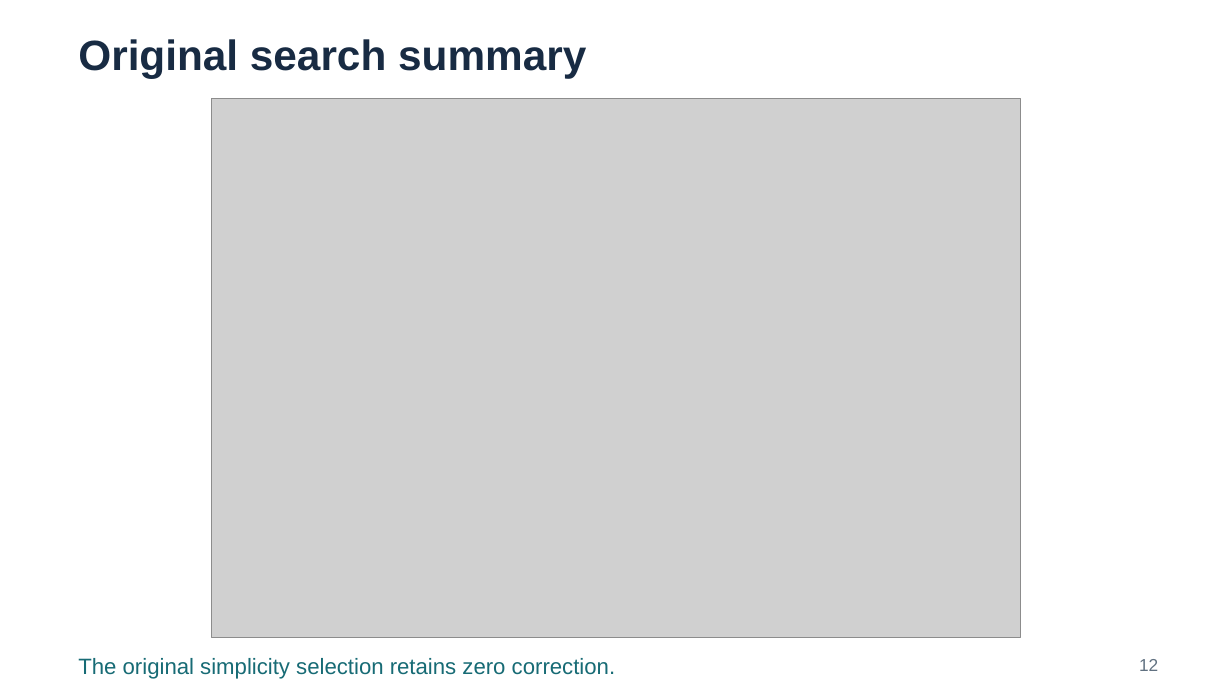
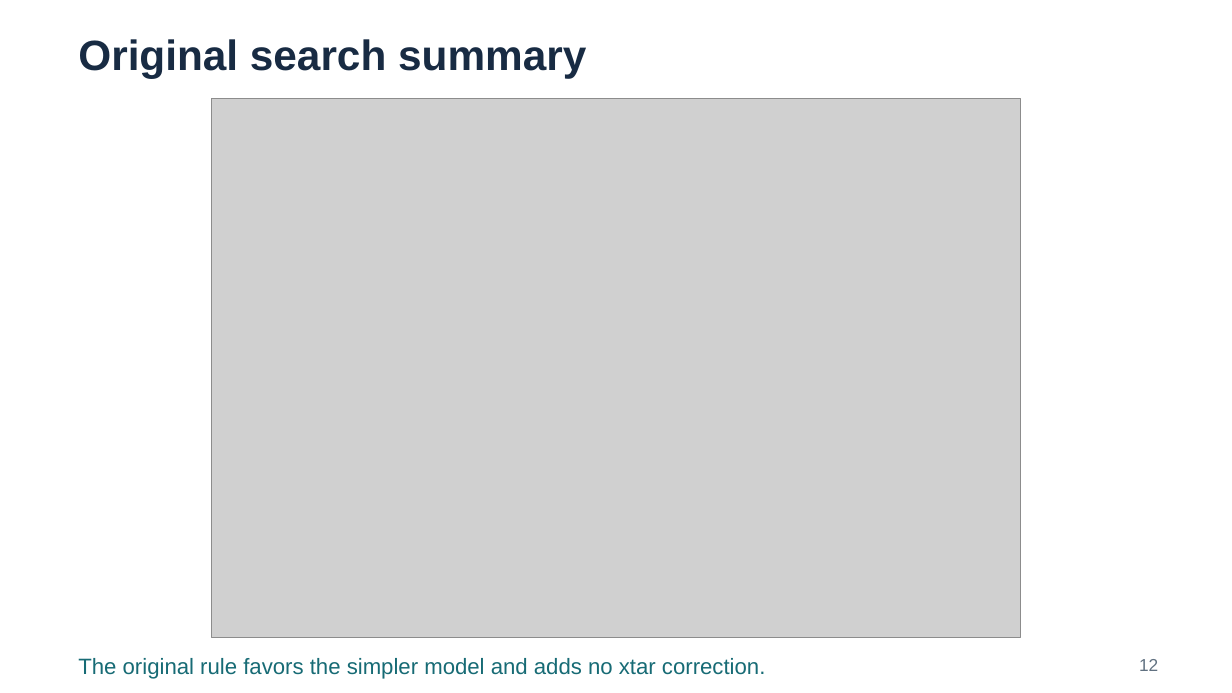
Before and after one commit to cploen/xtar_refit_hms, a slide deck: slide 12 of slides/xtar_study_summary.pptx. Drawn at 1232x693 pixels with LibreOffice and Linux fonts; fonts in the diff are those of the drawing; grey boxes stand for pictures. Boxes give left, top, right and bottom in pixels: in the first picture for what was removed or moved away, otherwise in the second. Text is boxed around its words. In the diff, an @@ line names an element or a change of style, - is before the commit and + after.

Commit message:
Clarify xtar study slide wording

```diff
--- a/slides/xtar_study_summary.pptx
+++ b/slides/xtar_study_summary.pptx
@@ text at box(78, 658, 765, 679): text changed @@
-The original simplicity selection retains zero correction.
+The original rule favors the simpler model and adds no xtar correction.
```
Also in this commit, not shown: 3 other slides changed, 2 other files.
